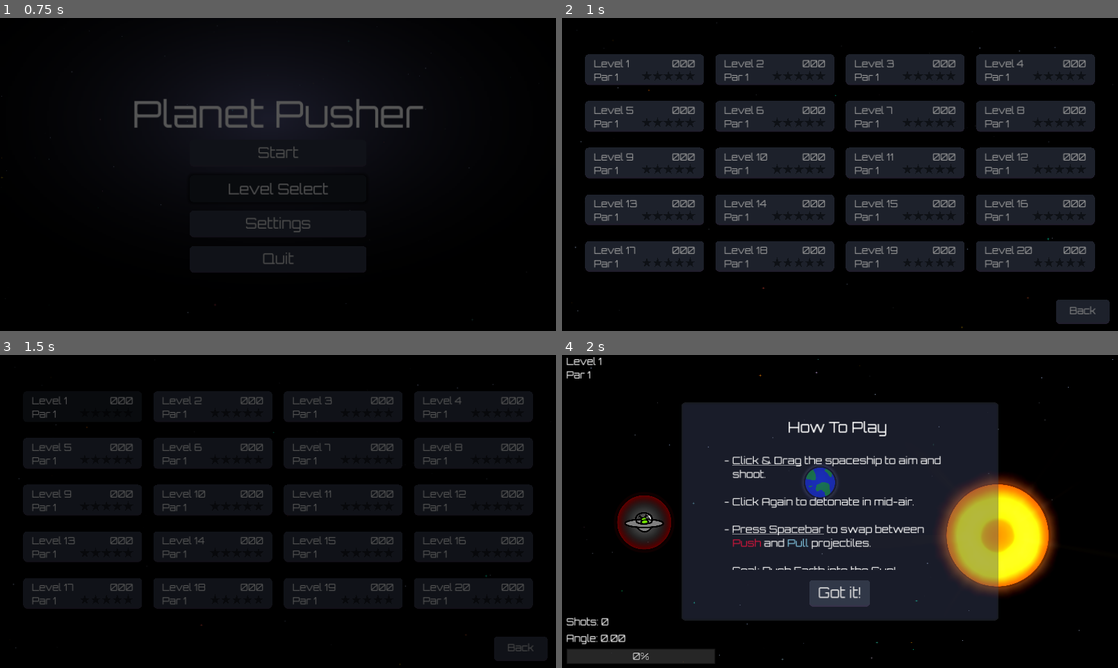
Above: before the commit, frames 1-4 (two rows, left to right).
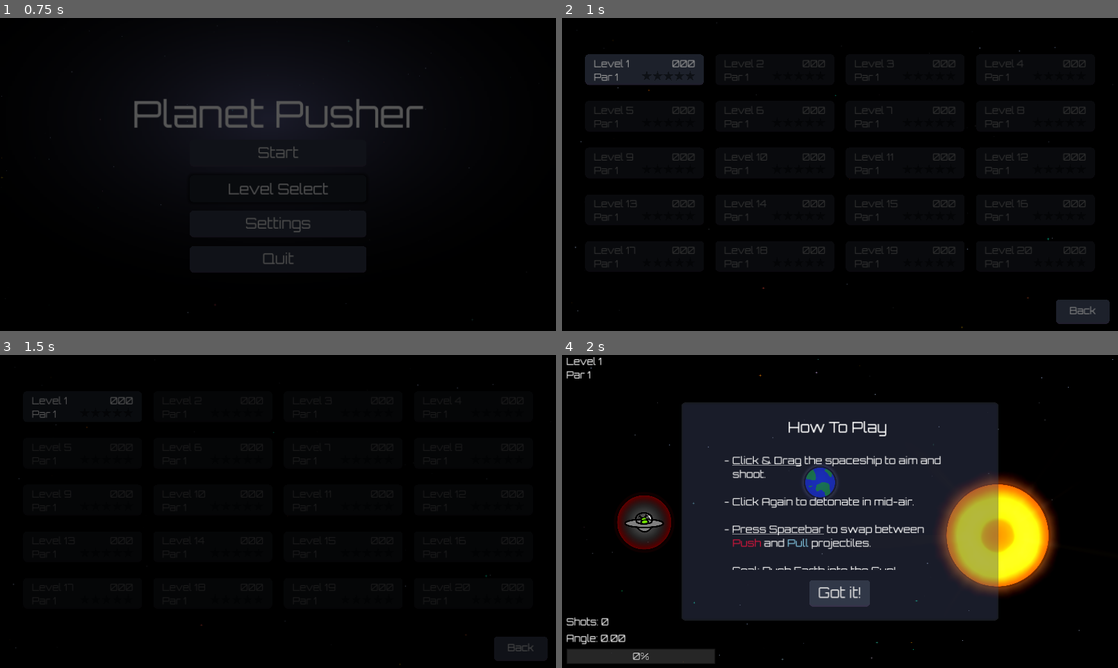
Above: after the commit, the same moments.

Repository: Afterglow375/godot_jam_03
Game: Godot game, scene res://scenes/ui/main_menu.tscn
Two runs of this game, one before a commit and one after it. Both use one fixed random seed, a clock stepped at 60 frames per second and the inputs below.
Inputs (mouse positions are in pixels of both pictures, inside the frame that each line leads up to):
- Up to frame 1 (0.75 s): click "Level Select" at 0.5 s
- Up to frame 2 (1 s): no input
- Up to frame 3 (1.5 s): click (83, 408) at 1.25 s
- Up to frame 4 (2 s): no input

Frame 1 is identical in both runs. In frame 2, 38% of the frame differs, in the area x 4-96%, y 11-82%; in frame 3, 3.6%; in frame 4, nothing differs.

Commit message:
lock levels in level select screen you haven't reached yet

Diff:
--- a/assets/themes/theme.tres
+++ b/assets/themes/theme.tres
@@ -1,4 +1,19 @@
-[gd_resource type="Theme" load_steps=6 format=3 uid="uid://cevaq6y06kp6a"]
+[gd_resource type="Theme" load_steps=7 format=3 uid="uid://cevaq6y06kp6a"]
+
+[sub_resource type="StyleBoxFlat" id="StyleBoxFlat_v5rmm"]
+bg_color = Color(0.192157, 0.219608, 0.282353, 1)
+border_width_bottom = 15
+border_color = Color(0.219608, 0.188235, 0.290196, 1)
+border_blend = true
+corner_radius_top_left = 25
+corner_radius_top_right = 25
+corner_radius_bottom_right = 25
+corner_radius_bottom_left = 25
+expand_margin_left = 60.0
+expand_margin_top = 20.0
+expand_margin_right = 60.0
+expand_margin_bottom = 20.0
+anti_aliasing_size = 3.0
 
 [sub_resource type="StyleBoxEmpty" id="StyleBoxEmpty_6oe5d"]
 
@@ -59,6 +74,7 @@
 
 [resource]
 Button/font_sizes/font_size = 99
+Button/styles/disabled = SubResource("StyleBoxFlat_v5rmm")
 Button/styles/focus = SubResource("StyleBoxEmpty_6oe5d")
 Button/styles/hover = SubResource("StyleBoxFlat_5qx0n")
 Button/styles/normal = SubResource("StyleBoxFlat_ajdus")
--- a/scripts/ui/level_select.gd
+++ b/scripts/ui/level_select.gd
@@ -15,12 +15,27 @@
 		var level_label = buttons[i].get_node("HBoxContainer/VBoxContainer/LevelLabel")
 		level_label.text = "Level %d" % (i + 1)
 		var level_number: int = i + 1
-		var high_score: int = GameManager.get_high_score(level_number)
-		if high_score > 0:
-			var score_label = buttons[i].get_node("HBoxContainer/VBoxContainer2/ScoreLabel")
-			score_label.text = str(high_score)
 
-			display_stars(buttons[i], high_score)
+		# Check if level is unlocked
+		if is_level_unlocked(level_number):
+			var high_score: int = GameManager.get_high_score(level_number)
+			if high_score > 0:
+				var score_label = buttons[i].get_node("HBoxContainer/VBoxContainer2/ScoreLabel")
+				score_label.text = str(high_score)
+				display_stars(buttons[i], high_score)
+		else:
+			# Disable and gray out locked levels
+			buttons[i].disabled = true
+			buttons[i].modulate = Color("#505050")
+
+func is_level_unlocked(level_number: int) -> bool:
+	# Level 1 is always unlocked
+	if level_number == 1:
+		return true
+
+	# Check if previous level has been completed
+	var previous_level_score = GameManager.get_high_score(level_number - 1)
+	return previous_level_score > 0
 
 func display_stars(button: Button, score: int) -> void:
 	var stars_container = button.get_node("HBoxContainer/VBoxContainer2/MarginContainer/StarsHboxContainer")
Not shown: 1 places in scenes/ui/level_select.tscn that only renumber resources
